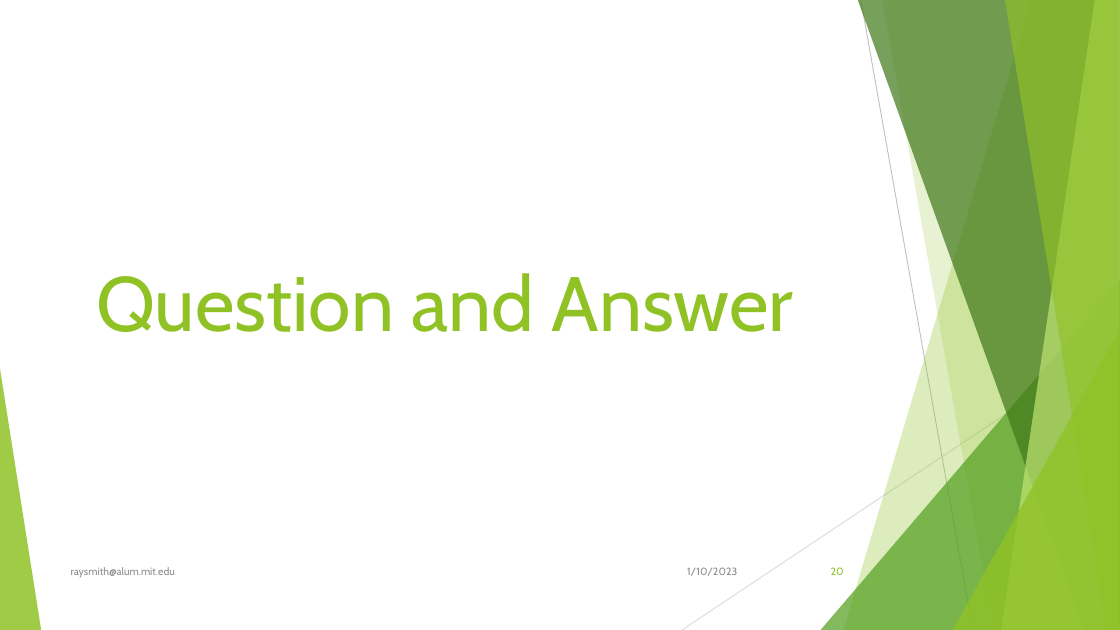
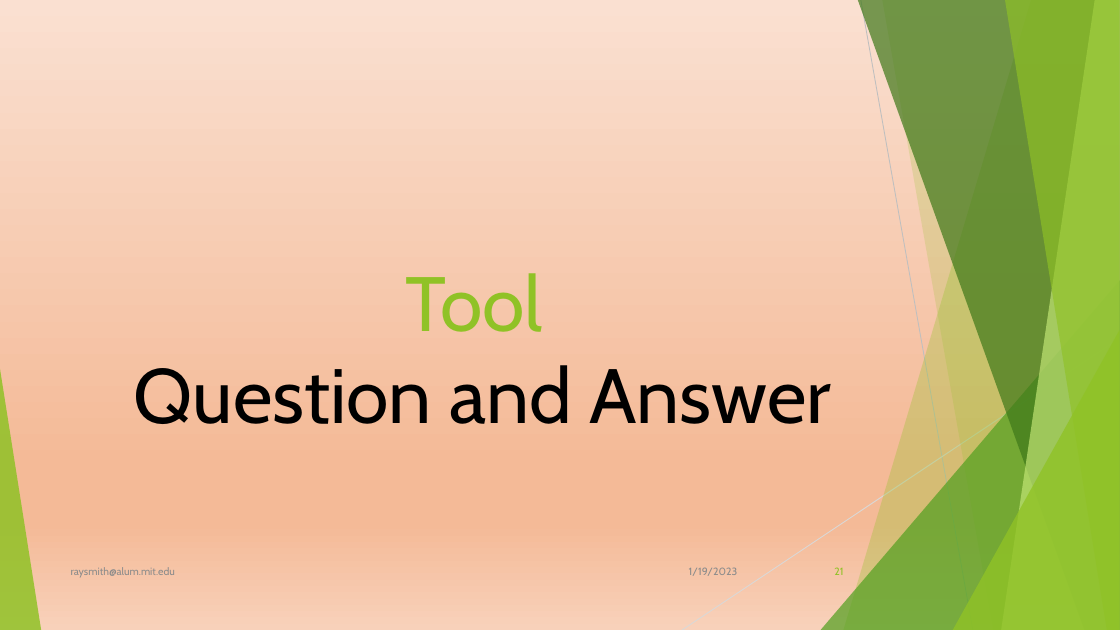
Before and after one commit to raysmith619/Introduction-To-Programming, a slide deck: slide 21 of Docs/ForTheBlind/Visually Imparied Introduction.pptx (slide 20 before the commit). Drawn at 1120x630 pixels with LibreOffice and Linux fonts; fonts in the diff are those of the drawing. Boxes give left, top, right and bottom in pixels: in the first picture for what was removed or moved away, otherwise in the second. Text is boxed around its words. In the diff, an @@ line names an element or a change of style, - is before the commit and + after.

Commit message:
Combine tool introduction and implementation
One followed by the next

```diff
--- a/Docs/ForTheBlind/Visually Imparied Introduction.pptx
+++ b/Docs/ForTheBlind/Visually Imparied Introduction.pptx
@@ background #FFFFFF to gradient #FAE0D1 to #F4BA97 to #F8D1BA @@
@@ title at (134,273,831,424): text changed; text colour #90C226 to #000000 @@
-Question and Answer
+Tool
+Question and Answer
@@ text at (689,567,738,576): text changed @@
-1/10/2023
+1/19/2023
@@ page number at (834,567,843,575): text changed @@
-20
+21
```
Also in this commit, not shown: 19 other slides changed, 15 slides added.
